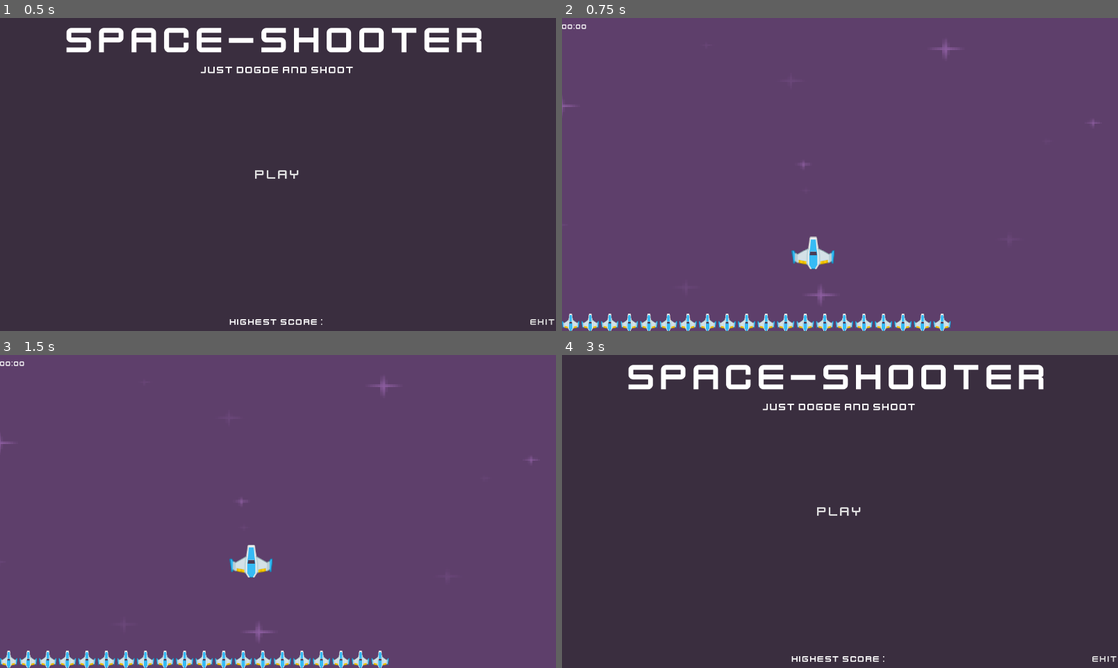
Above: before the commit, frames 1-4 (two rows, left to right).
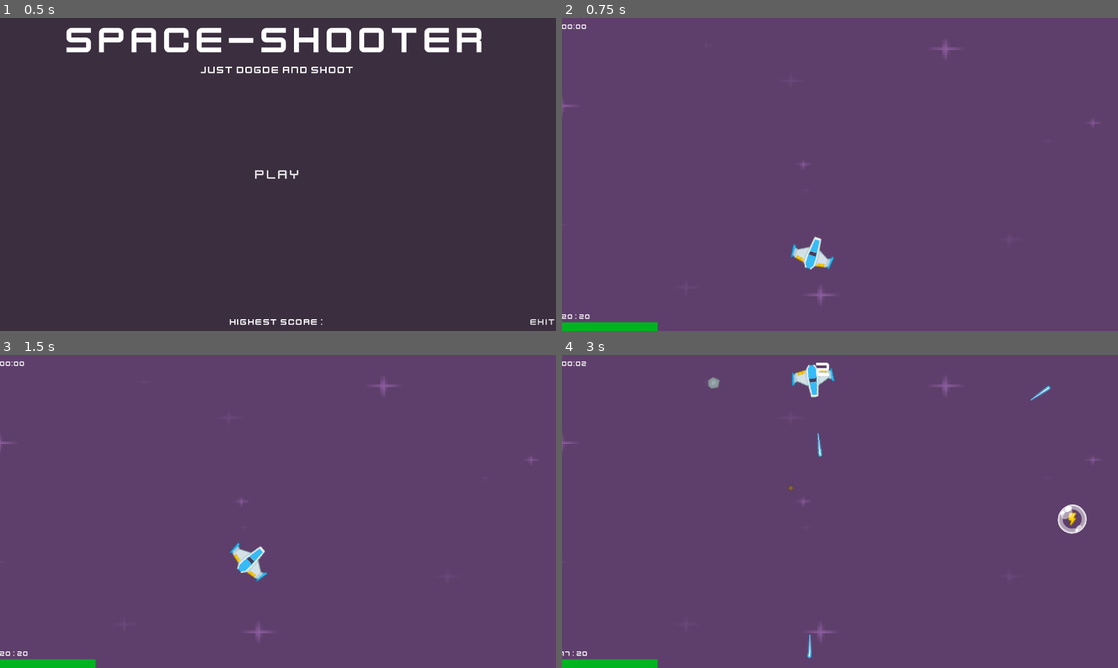
Above: after the commit, the same moments.

Repository: Ryan6712/Space-shooter
Game: Godot game, scene res://Scenes/main_menu.tscn
Same seed, same stepped clock (60 frames per second), same inputs: the game is played once before the commit and once after it.
Inputs (mouse positions are in pixels of both pictures, inside the frame that each line leads up to):
- Up to frame 1 (0.5 s): no input
- Up to frame 2 (0.75 s): click "Play" at 0.5 s
- Up to frame 3 (1.5 s): tap Enter (play) at 1.25, 1.35 s; move the mouse to (305, 511) at 1.27 s; hold W (up) from 1.28 s (still down)
- Up to frame 4 (3 s): tap Space (shoot) at 1.55, 2.1 s; move the mouse to (812, 511) at 2.02 s; tap Enter (play) at 2.3 s; release W (up) at 2.75 s; click (840, 661) at 2.75 s, where only the run before the commit has a clickable "Pres ESC to Back Main menu"

Frame 1 is identical in both runs. In frame 2, 2.4% of the frame differs, in the area x 0-70%, y 69-100%; in frame 3, 2.5%; in frame 4, 100%, in the area x 0-100%, y 0-100%.
Error in both runs: Invalid access to property or key 'Highest_score' on a base object of type 'null instance'. (res://Scripts/main_menu.gd:9)

Commit message:
update player to v0.2

Diff:
--- a/Scenes/laser.tscn
+++ b/Scenes/laser.tscn
@@ -13,10 +13,12 @@
 script = ExtResource("1_mou6w")
 
 [node name="Sprite2D" type="Sprite2D" parent="." unique_id=31900972]
+rotation = 1.5707964
 texture = ExtResource("2_mou6w")
 
 [node name="CollisionShape2D" type="CollisionShape2D" parent="." unique_id=337138399]
 position = Vector2(0, -1)
+rotation = 1.5707964
 shape = SubResource("CapsuleShape2D_mou6w")
 
 [connection signal="area_entered" from="." to="." method="_on_area_entered"]
--- a/Scenes/pause_menu.tscn
+++ b/Scenes/pause_menu.tscn
@@ -95,7 +95,7 @@
 theme_override_styles/hover = SubResource("StyleBoxEmpty_vmyb1")
 theme_override_styles/disabled = SubResource("StyleBoxEmpty_myy0f")
 theme_override_styles/focus = SubResource("StyleBoxEmpty_sjs17")
-text = "Press R to Continue"
+text = "Press ESC  to Continue"
 
 [node name="Button_exit" type="Button" parent="CenterContainer2/VBoxContainer" unique_id=498165775]
 layout_mode = 2
@@ -106,7 +106,7 @@
 theme_override_styles/hover = SubResource("StyleBoxEmpty_stj27")
 theme_override_styles/disabled = SubResource("StyleBoxEmpty_ix48p")
 theme_override_styles/focus = SubResource("StyleBoxEmpty_524vl")
-text = "Pres ESC to Back Main menu"
+text = "Pres R to Back Main menu"
 
 [connection signal="button_down" from="CenterContainer2/VBoxContainer/Button_continue" to="." method="_on_button_continue_button_down"]
 [connection signal="button_down" from="CenterContainer2/VBoxContainer/Button_exit" to="." method="_on_button_exit_button_down"]
--- a/Scenes/ui.tscn
+++ b/Scenes/ui.tscn
@@ -2,6 +2,12 @@
 
 [ext_resource type="Script" uid="uid://dgfydskq7kkls" path="res://Scripts/ui.gd" id="1_qdvrb"]
 [ext_resource type="FontFile" uid="uid://bjauj45hioc82" path="res://Assets/Fonts/kenvector_future.ttf" id="2_qdvrb"]
+
+[sub_resource type="StyleBoxFlat" id="StyleBoxFlat_qdvrb"]
+bg_color = Color(0.86188215, 0, 0.116321005, 0.5411765)
+
+[sub_resource type="StyleBoxFlat" id="StyleBoxFlat_nf4gj"]
+bg_color = Color(0, 0.7074778, 0.120340906, 1)
 
 [node name="UI" type="CanvasLayer" unique_id=2104442918 groups=["ui"]]
 script = ExtResource("1_qdvrb")
@@ -20,7 +26,7 @@
 theme_override_fonts/font = ExtResource("2_qdvrb")
 theme_override_font_sizes/font_size = 48
 
-[node name="HP" type="MarginContainer" parent="." unique_id=809611162]
+[node name="PlayerBar" type="MarginContainer" parent="." unique_id=809611162]
 anchors_preset = 2
 anchor_top = 1.0
 anchor_bottom = 1.0
@@ -28,9 +34,20 @@
 offset_right = 220.0
 grow_vertical = 0
 
-[node name="HP Bar" type="HBoxContainer" parent="HP" unique_id=226969367]
+[node name="VBoxContainer" type="VBoxContainer" parent="PlayerBar" unique_id=1302666456]
 layout_mode = 2
-theme_override_constants/separation = 5
+theme_override_constants/separation = 4
+
+[node name="Ammo" type="Label" parent="PlayerBar/VBoxContainer" unique_id=465556264]
+layout_mode = 2
+theme_override_fonts/font = ExtResource("2_qdvrb")
+
+[node name="HP Bar" type="ProgressBar" parent="PlayerBar/VBoxContainer" unique_id=1869047759]
+custom_minimum_size = Vector2(0, 20)
+layout_mode = 2
+theme_override_styles/background = SubResource("StyleBoxFlat_qdvrb")
+theme_override_styles/fill = SubResource("StyleBoxFlat_nf4gj")
+show_percentage = false
 
 [node name="TimerScore" type="Timer" parent="." unique_id=1324068753]
 autostart = true
--- a/Scripts/buffs.gd
+++ b/Scripts/buffs.gd
@@ -18,7 +18,6 @@
 	position = Vector2(random_x, random_y)
 	buffName = buff_icon.texture.resource_path.get_file().get_basename()
 
-	print(buffName)
 
 	SPEED = Global.rnd.randi_range(200, 500)
 	DIRECTION_x = Global.rnd.randf_range(-1, 1)
--- a/Scripts/laser.gd
+++ b/Scripts/laser.gd
@@ -1,10 +1,12 @@
 extends Area2D
 
-var SPEED = 400
+var SPEED: float = 400.0
+#var cursor_position
 
 func _ready() -> void:
+	#cursor_position = get_global_mouse_position()
 	await get_tree().create_timer(5.0).timeout
 	queue_free()
 
 func _process(delta: float) -> void:
-	position.y -= SPEED * delta
+	global_position += transform.x * SPEED * delta
--- a/Scripts/level.gd
+++ b/Scripts/level.gd
@@ -3,6 +3,7 @@
 @onready var buff_spawn_timer: Timer = $BuffSpawnTimer
 @onready var meteor_spawn: Timer = $MeteorSpawnTimer
 @onready var player: CharacterBody2D = $Player
+#@onready var ui: CanvasLayer = $UI
 
 var MeteorScenes: Dictionary[String, PackedScene] = {
 	"big" : load("res://Scenes/Meteor/meteor_big.tscn"),
@@ -12,7 +13,7 @@
 }
 
 var BuffScenes: PackedScene = load("res://Scenes/Buffs.tscn")
-var stats = PlayerBase.new(20.0, 20.0, 500)
+var stats = PlayerBase.new(100.0, 100.0, 500)
 
 var HP = stats.HP
 var MAX_HP = stats.max_HP
@@ -20,9 +21,9 @@
 signal speed_up
 
 func _ready() -> void:
-	Input.set_mouse_mode(Input.MOUSE_MODE_CAPTURED)
+	#Input.set_mouse_mode(Input.MOUSE_MODE_CAPTURED)
 
-	get_tree().call_group('ui', 'set_health', HP)
+	get_tree().call_group('ui', 'set_health', HP, MAX_HP)
 	Global.reset()
 	buff_spawn_timer.wait_time = _set_buff_timer()
 
@@ -30,8 +31,8 @@
 	stats.died.connect(on_die)
 
 
-func _exit_tree() -> void:
-	Input.set_mouse_mode(Input.MOUSE_MODE_VISIBLE)
+#func _exit_tree() -> void:
+	#Input.set_mouse_mode(Input.MOUSE_MODE_VISIBLE)
 
 func _process(_delta: float) -> void:
 	if Global.time_elipse < 30:
@@ -73,10 +74,11 @@
 	var laserScenes: PackedScene = load("res://Scenes/laser.tscn")
 	var laser := laserScenes.instantiate()
 	$Lasers.add_child(laser)
-	laser.position = pos
+	laser.global_transform = pos
 
-func on_hp_change(updated_HP, _max_HP) -> void:
-	get_tree().call_group('ui', 'set_health', updated_HP)
+
+func on_hp_change(updated_HP, max_HP) -> void:
+	get_tree().call_group('ui', 'set_health', updated_HP, max_HP)
 
 func _on_death_timer_timeout() -> void:
 	Engine.time_scale = 1.0
--- a/Scripts/meteor.gd
+++ b/Scripts/meteor.gd
@@ -48,7 +48,6 @@
 		"meteor_tiny":
 			damage = 1
 
-	print(size, damage, heal_value)
 	await get_tree().create_timer(5.0).timeout
 	queue_free()
 
--- a/Scripts/pause_menu.gd
+++ b/Scripts/pause_menu.gd
@@ -7,11 +7,11 @@
 
 
 func _unhandled_input(_event: InputEvent) -> void:
-	if Input.is_action_just_pressed("exit") and get_tree().paused == true:
+	if Input.is_action_just_pressed("play") and get_tree().paused == true:
 		get_tree().paused = false
 		get_tree().change_scene_to_file("res://Scenes/main_menu.tscn")
 
-	if Input.is_action_just_pressed("play"):
+	if Input.is_action_just_pressed("exit"):
 		_toggle_pause()
 
 func _toggle_pause():
--- a/Scripts/player.gd
+++ b/Scripts/player.gd
@@ -1,32 +1,71 @@
 extends CharacterBody2D
 
-
-@export var laser_cooldown_timer:float = 0.8
 @onready var buff_icons: HBoxContainer = %BuffIcons
 @onready var speed_buff_timer: Timer = $SpeedBuffTimer
+@onready var laser_start_point: Marker2D = $Sprite2D/LaserStartPoint
 
+
+@export var	fire_rate_cooldown: float
+@export var rotation_speed: float = 10.0
+@export_range(0.0, 0.1, 0.01) var handle_weigth = 0.3
+
+
+var target_velocity: Vector2 = Vector2.ZERO
 var stats
-signal Laser(pos)
+signal Laser(position, rotation)
 
 func _ready() -> void:
 	var level = get_parent()
 	stats = level.stats
+	#stats.dash_cooldown_timer = stats.dash_cooldown
+
 
 #called every frame that rendered
-func _process(_delta: float) -> void:
+func _process(delta: float) -> void:
+
+	if stats:
+		stats.dash_cooldown_update(delta)
+
 	var direction = Input.get_vector("left", "right", "up", "down")
-	$LaserCooldown.wait_time = laser_cooldown_timer
+	var cursor_position = get_global_mouse_position()
+	var target_angle = global_position.angle_to_point(cursor_position)
 
-	velocity = direction * stats.speed
+	if Input.is_action_just_pressed("boost") and stats:
+		stats.dash(direction, self)
+
+	if stats and stats.on_dash:
+		velocity = velocity.lerp(target_velocity, stats.dash_handle_weight)
+	else:
+		rotation = rotate_toward(rotation, target_angle, rotation_speed * delta	)
+		velocity = direction * stats.speed
+		velocity = velocity.lerp(target_velocity, handle_weigth)
+
+	if Input.is_action_just_pressed("shoot"):
+		shoot()
+	if Input.is_action_just_pressed("reload"):
+		reload()
+
+	if fire_rate_cooldown > 0:
+		fire_rate_cooldown -= delta
+
 	move_and_slide()
 
 
 
-	if Input.is_action_just_pressed("shoot"):
-		Laser.emit($LaserStartPoint.global_position)
-		$LaserCooldown.start()
-		$LaserSound.play()
+func shoot() -> void:
+	if fire_rate_cooldown > 0:
+		return
+
+	stats.shoot()
+
+	if not stats.can_shoot:
+		reload()
+		return
 
 
-#func _on_laser_cooldown_timeout() -> void:
-	#can_shoot = true
+	Laser.emit(laser_start_point.global_transform)
+	$LaserSound.play()
+	fire_rate_cooldown = stats.fire_rate
+
+func reload() -> void:
+	stats.reload(self)
--- a/Scripts/ui.gd
+++ b/Scripts/ui.gd
@@ -1,20 +1,39 @@
 extends CanvasLayer
 
-static var HpImage = load("res://Assets/PlayerShips/playerShip1_blue.png")
+
+static var HpImage = load("res://Assets/UI/bar.png")
+
+@onready var ammo: Label = $PlayerBar/VBoxContainer/Ammo
+@onready var hp_bar: ProgressBar = $"PlayerBar/VBoxContainer/HP Bar"
 
 var second: int = 0
 var minute: int = 0
 
-func set_health(amount):
-	for child in $"HP/HP Bar".get_children():
-		child.queue_free()
+var stats
 
-	for i in amount:
-		var text_react = TextureRect.new()
-		text_react.texture = HpImage
-		text_react.expand_mode = 	TextureRect.EXPAND_FIT_WIDTH
-		$"HP/HP Bar".add_child(text_react)
 
+func _ready() -> void:
+	var level = get_parent()
+	stats = level.stats
+
+	stats.ammo_change.connect(set_ammo)
+	stats.is_on_reload.connect(reload)
+
+	set_ammo(stats.current_ammo, stats.max_ammo)
+
+func set_health(amount, max_hp):
+	hp_bar.max_value = max_hp
+	hp_bar.value = amount
+
+
+func set_ammo(current_ammo, max_ammo) -> void :
+	ammo.text = "%d : %d" % [current_ammo, max_ammo]
+
+func reload(condition) -> void:
+	if condition == true:
+		ammo.text = "Reloading"
+		return
+	set_ammo(stats.current_ammo, stats.max_ammo)
 
 func _on_timer_score_timeout() -> void:
 
--- a/project.godot
+++ b/project.godot
@@ -76,6 +76,11 @@
 , Object(InputEventKey,"resource_local_to_scene":false,"resource_name":"","device":-1,"window_id":0,"alt_pressed":false …(183 unchanged characters)…
 ]
 }
+reload={
+"deadzone": 0.2,
+"events": [Object(InputEventMouseButton,"resource_local_to_scene":false,"resource_name":"","device":-1,"window_id":0,"alt_pressed":false,"shift_pressed":false,"ctrl_pressed":false,"meta_pressed":false,"button_mask":2,"position":Vector2(133, 17),"global_position":Vector2(139, 50),"factor":1.0,"button_index":2,"canceled":false,"pressed":true,"double_click":false,"script":null)
+]
+}
 
 [layer_names]
 
--- a/src/Character/Player/PlayerBase.gd
+++ b/src/Character/Player/PlayerBase.gd
@@ -1,26 +1,75 @@
 extends CharacterBase
 class_name PlayerBase
 
-var max_ammo: int = 20
-var current_ammo: int = 20
-var can_shoot: bool
 var level: int = 1
 
+@export var max_ammo: int = 20
+@export var fire_rate: float = 0.2
+var current_ammo: int = max_ammo
+var can_shoot: bool = true
+
+@export var reload_time: float = 2.0
+var is_reloading: bool = false
+
+@export var dash_cooldown: float = 3.0
+@export var dash_speed: float = 2000.0
+@export var dash_leght: float = 0.4
+@export_range(0.0, 0.1, 0.01) var dash_handle_weight: float = 0.04
+var dash_cooldown_timer: float = 0.0
+var on_dash:bool = false
+
 signal ammo_change(current_ammo: int, max_ammo: int)
+signal fire_rate_change(fire_rate: float)
+signal is_on_reload(condition: bool)
+signal level_up(new_level: int)
 
-func shoot() -> void:
-	if current_ammo < 0 :
+func shoot() -> bool:
+	if current_ammo <= 0 :
 		can_shoot = false
-		reload()
+		return can_shoot
+
+	current_ammo -= 1
+	ammo_change.emit(current_ammo, max_ammo)
+	return can_shoot
+
+func reload(node: Node) -> void:
+	if current_ammo == max_ammo or is_reloading == true:
 		return
 
-	if not can_shoot:
+	is_reloading = true
+	is_on_reload.emit(is_reloading)
+	await node.get_tree().create_timer(reload_time).timeout
+
+	current_ammo = max_ammo
+
+	is_reloading = false
+	can_shoot = true
+	ammo_change.emit(current_ammo, max_ammo)
+	is_on_reload.emit(is_reloading)
+
+func dash_cooldown_update(delta: float):
+	if dash_cooldown_timer > 0:
+		dash_cooldown_timer -= delta
+
+func dash(arah: Vector2, node: CharacterBody2D) -> void:
+	if on_dash == true or dash_cooldown_timer > 0:
 		return
 
-	current_ammo -= 1
-	current_ammo = min(current_ammo, max_ammo)
+	if arah == Vector2.ZERO:
+		arah = Vector2.UP
+
+	on_dash = true
+	dash_cooldown_timer = dash_cooldown
+	node.velocity = arah * dash_speed
+
+	await node.get_tree().create_timer(dash_leght).timeout
+	on_dash = false
+
+
+func on_level_up() -> void:
+	level += 1
+	current_ammo += 5
+	fire_rate -= 0.1
+	level_up.emit(level)
 	ammo_change.emit(current_ammo, max_ammo)
-
-func reload() -> void:
-	current_ammo = max_ammo
-	ammo_change.emit(current_ammo, max_ammo)
+	fire_rate_change.emit(fire_rate)
--- a/src/Character/Player/player.tscn
+++ b/src/Character/Player/player.tscn
@@ -9,18 +9,17 @@
 script = ExtResource("1_3n1mn")
 
 [node name="Sprite2D" type="Sprite2D" parent="." unique_id=1392019945]
+rotation = 1.5568337
 texture = ExtResource("2_a1ul1")
 
-[node name="CollisionPolygon2D" type="CollisionPolygon2D" parent="." unique_id=867067099]
-polygon = PackedVector2Array(41, 3, 44, -2, 48, -2, 45, 22, 42, 18, 37, 22, 12, 25, 6, 36, -7, 35, -13, 24, -34, 22, -41, 17, -45, 22, -48, -2, -45, -4, -40, 3, -33, 2, -10, -11, -5, -35, 7, -35, 10, -11, 35, 4)
-
-[node name="LaserStartPoint" type="Marker2D" parent="." unique_id=154848645]
-position = Vector2(0, -50)
+[node name="LaserStartPoint" type="Marker2D" parent="Sprite2D" unique_id=154848645]
+position = Vector2(0.94942856, -67.99337)
+rotation = -1.5568337
 gizmo_extents = 114.4
 
-[node name="LaserCooldown" type="Timer" parent="." unique_id=746334135]
-wait_time = 10.0
-autostart = true
+[node name="CollisionPolygon2D" type="CollisionPolygon2D" parent="." unique_id=867067099]
+rotation = 1.5568337
+polygon = PackedVector2Array(41, 3, 44, -2, 48, -2, 45, 22, 42, 18, 37, 22, 12, 25, 6, 36, -7, 35, -13, 24, -34, 22, -41, 17, -45, 22, -48, -2, -45, -4, -40, 3, -33, 2, -10, -11, -5, -35, 7, -35, 10, -11, 35, 4)
 
 [node name="SpeedBuffTimer" type="Timer" parent="." unique_id=129840580]
 
@@ -41,5 +40,4 @@
 offset_bottom = 11.0
 theme_override_constants/separation = 5
 
-[connection signal="timeout" from="LaserCooldown" to="." method="_on_laser_cooldown_timeout"]
 [connection signal="timeout" from="SpeedBuffTimer" to="." method="_on_speed_buff_timer_timeout"]
Binary file added: Assets/UI/bar.png
Not shown, added: Assets/UI/bar.png.import
